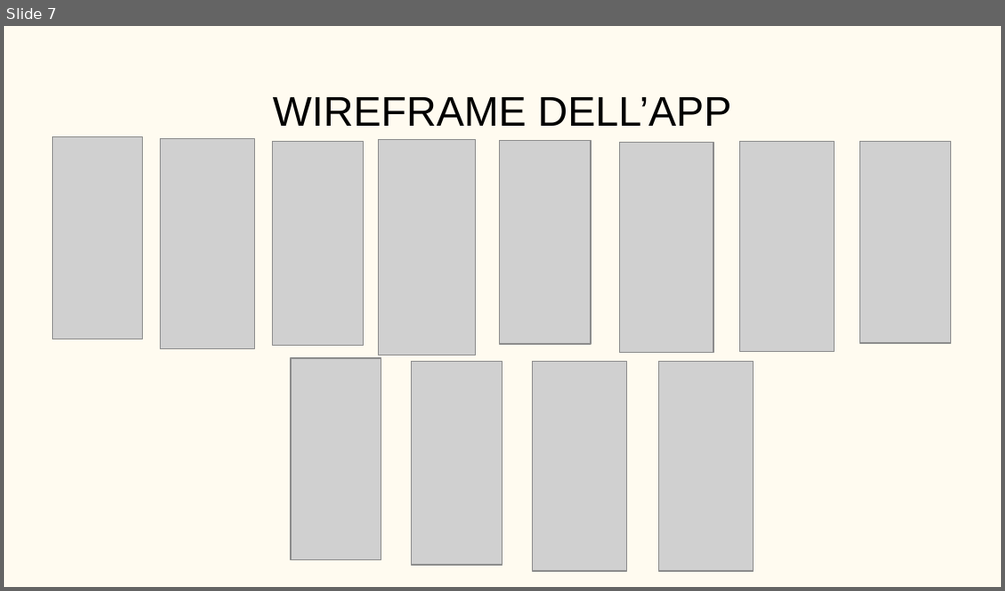
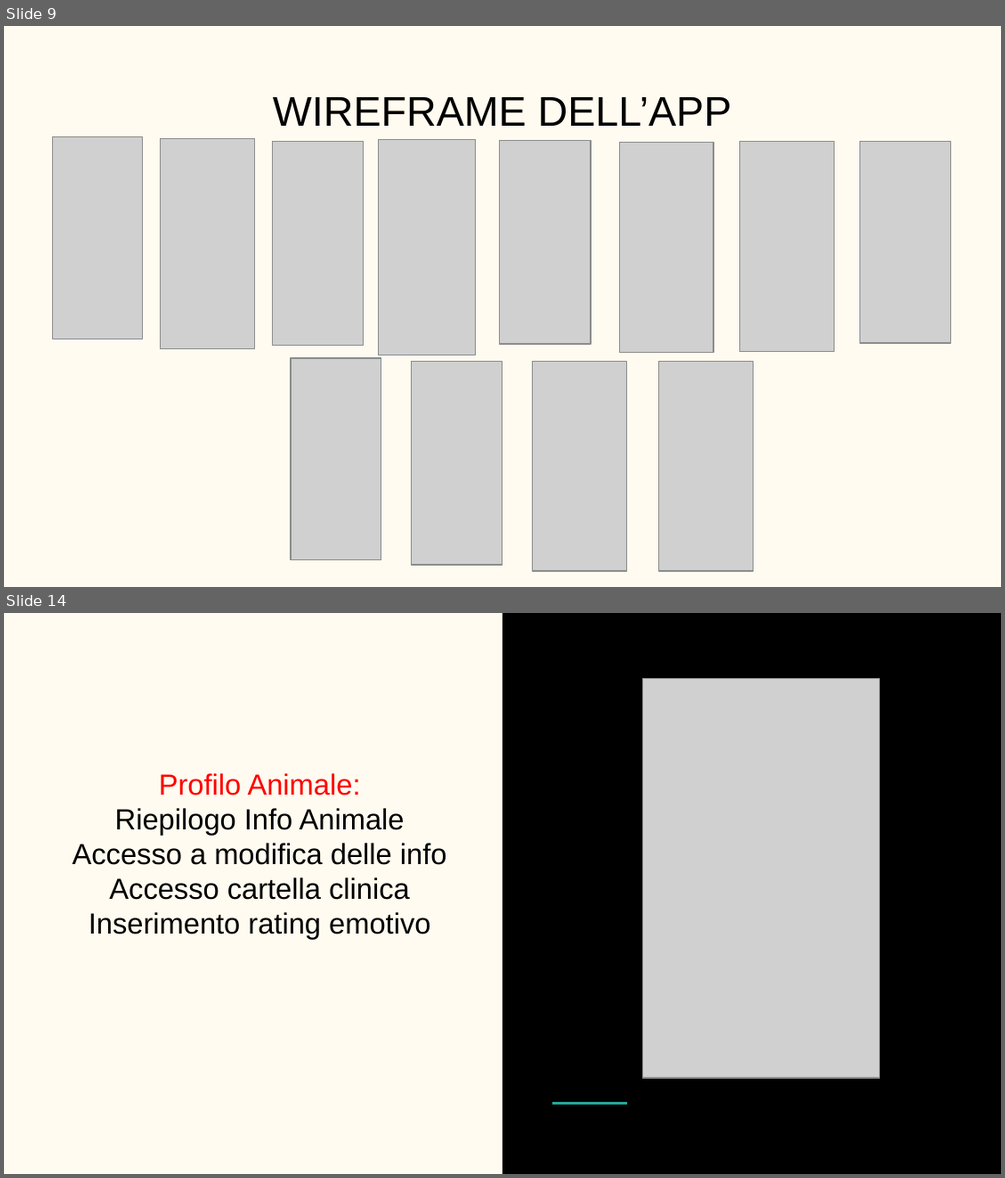
Before and after one commit to Tommiconlai/AppPet, a slide deck: Documenti/Relazione Finale/PP relazione.pptx. Shown one above the other, each under a label of ours: slide 7 before the commit, slides 9 and 14 after it; the slides between them are not shown. The pictures are 1005x591 and 1005x1178 pixels, drawn with LibreOffice and Linux fonts; fonts in the diff are those of the drawing; grey boxes stand for pictures. Boxes give left, top, right and bottom in pixels: in the first picture for what was removed or moved away, otherwise in the second. Text is boxed around its words. In the diff, an @@ line names an element or a change of style, - is before the commit and + after.

```diff
--- a/Documenti/Relazione Finale/PP relazione.pptx
+++ b/Documenti/Relazione Finale/PP relazione.pptx
@@ slide 14 added at (x1=4, y1=613, x2=1001, y2=1174), background #FFFBF0 @@
@@ rectangle added at (x1=502, y1=613, x2=1001, y2=1173), fill #000000 @@
@@ picture added at (x1=643, y1=679, x2=880, y2=1078) @@
@@ subtitle added at (x1=73, y1=773, x2=447, y2=939), 21 pt, text #000000 @@
+Profilo Animale:
+Riepilogo Info Animale
+Accesso a modifica delle info
+Accesso cartella clinica
+Inserimento rating emotivo
@@ line added from (552, 1103) to (627, 1103), #26A69A 1.5 pt @@
@@ what was slide 7 is now slide 9 @@
```
Also in this commit, not shown: 2 slides changed, 9 other slides added.
